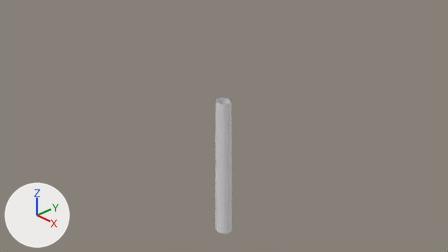
Renders of the Blender file Designs for Maze Game/Hammer/Sledgehammer.blend from each side of a commit.
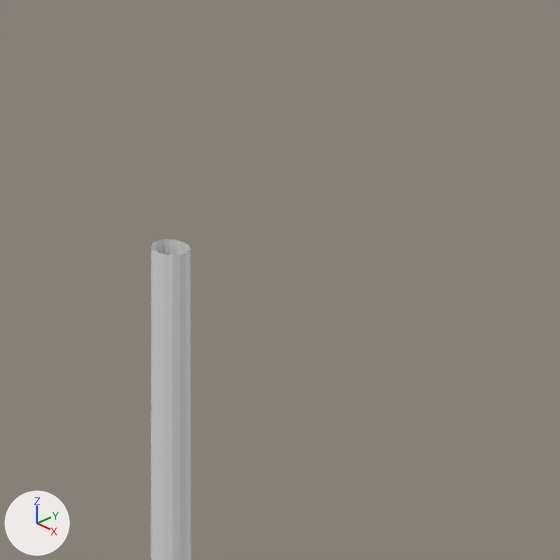
Old and new are each drawn from the file's camera 'Camera' and again close up on the part from 34% to 85% of the width and 0% to 91% of the height. Lighting does not change. The marker at lower left points along +X, +Y and +Z.
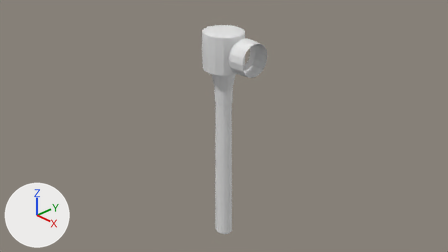
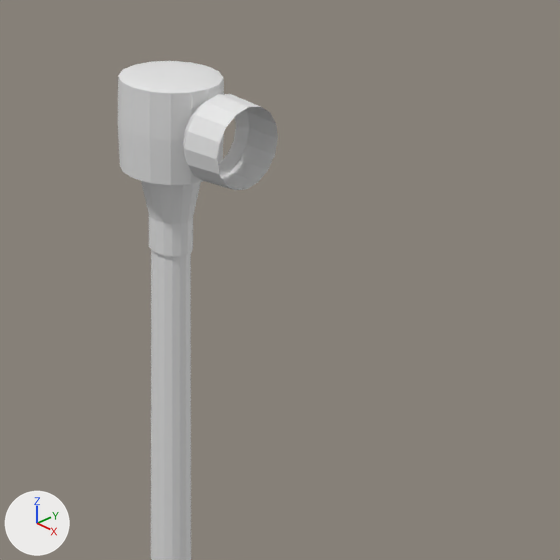
Where the change shows, as pixel boxes (x1, y1, x2, y2) in the close-ups (560 x 560 px):
'Circle', reshaped
    before: (151, 239, 191, 560)
    after: (118, 61, 278, 560)
part 1 of me_circle, added
    after: (183, 94, 278, 190)
part 2 of me_circle, added
    after: (118, 61, 224, 257)

The change in detail:
me_circle is used by ob_circle; location (0.0, 0.0, 0.0); scale (1.21, 1.0, 1.0).
me_circle had 105 vertices, 96 faces and spanned x -0.15..0.15, y -0.15..0.15, z -2.39..0.43.
me_circle now has 322 vertices, 304 faces and spans x -0.32..0.62, y -0.36..0.36, z -2.39..1.74.
me_circle part 1: a new loose piece of 48 vertices spanning x 0.32..0.62, y -0.31..0.31, z 1.08..1.7.
Part 2, on me_circle:
121 vertices are added at x -0.32..0.32, y -0.36..0.35, z 0.43..1.74.
16 new vertices lie (0.0, 0.0, 1.27) away from vertices in x -0.13..0.13, y -0.13..0.13, z 0.43.
6 new vertices lie (0.0, 0.0, 0.25) away from vertices in x -0.13..-0.06, y -0.13..0.13, z 0.43.
6 new vertices lie (0.0, 0.0, 0.25) away from vertices in x 0.06..0.13, y -0.13..0.13, z 0.43.
10 new vertices lie (0.0, 0.01, 0.33) away from vertices in x -0.29..0.29, y -0.36..0.35, z 1.06..1.39.
5 new vertices lie (0.0, 0.01, -0.33) away from vertices in x -0.29..0.29, y -0.36..-0.14, z 1.39.
5 new vertices lie (0.0, -0.01, 0.33) away from vertices in x -0.29..0.29, y 0.14..0.36, z 1.39.
176 new faces join them.
